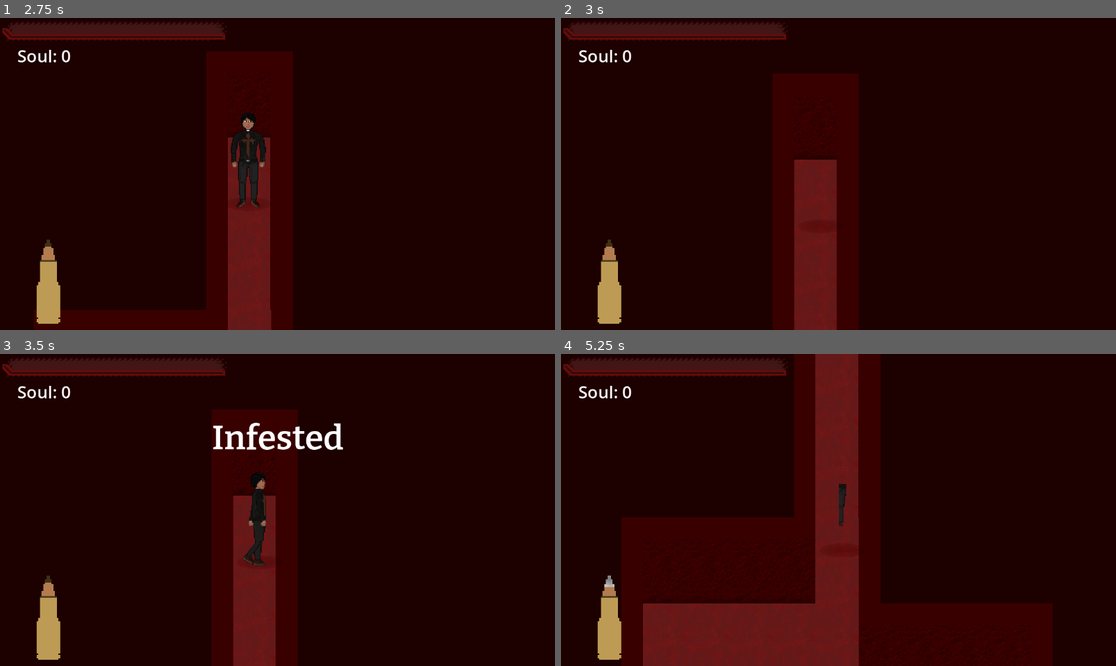
Above: before the commit, frames 1-4 (two rows, left to right).
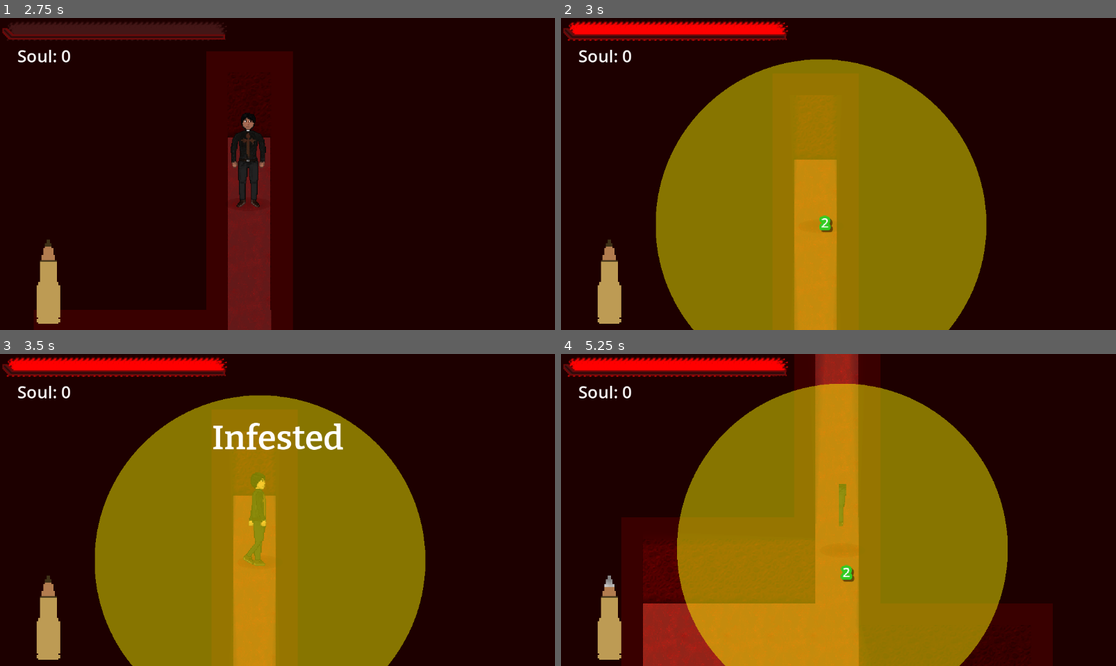
Above: after the commit, the same moments.

Repository: jaaaank/Devil-Blood
Game: Godot game, scene res://Scenes/Screens/MainMenu.tscn
Two runs of this game, one before a commit and one after it. Both use one fixed random seed, a clock stepped at 60 frames per second and the inputs below. Sound files missing from this copy of the repository are replaced by a short silence.
Inputs (mouse positions are in pixels of both pictures, inside the frame that each line leads up to):
- Up to frame 1 (2.75 s): click "Play" at 0.5 s; click "Priest" at 1.25 s; click "Play" at 2 s
- Up to frame 2 (3 s): tap Enter at 2.75 s; move the mouse to (960, 158) at 2.77 s; hold D (moveright) from 2.78 s (still down); tap F (ability) at 2.85 s
- Up to frame 3 (3.5 s): keep holding D (moveright)
- Up to frame 4 (5.25 s): move the mouse to (727, 525) at 3.52 s; release D (moveright) at 3.53 s; hold S (movedown) 3.53-4.28 s; right-click (727, 525) at 3.6 s; move the mouse to (894, 441) at 4.27 s; hold D (moveright) 4.28-5.03 s; click (894, 441) at 4.35 s; move the mouse to (810, 572) at 5.02 s; hold W (moveup) from 5.03 s (still down); tap E (interact) at 5.1 s

Frame 1 is identical in both runs. In frame 2, 45% of the frame differs, in the area x 1-77%, y 1-100%; in frame 3, 45%; in frame 4, 50%, in the area x 1-81%, y 0-100%.
Error in both runs: Cannot call method 'get_child' on a null value. (res://Scripts/Autoload/PlayerAutoload.gd:44)

Commit message:
"setting"

Diff:
--- a/Scenes/Actors/PCS/Priest.tscn
+++ b/Scenes/Actors/PCS/Priest.tscn
@@ -126,7 +126,8 @@
 var shakeStrength: float = 0.0
 
 func shake(randomStrength):
-	shakeStrength = randomStrength
+	if !SaveData.settings[0]:
+		shakeStrength = randomStrength
 
 func _process(delta):
 	if shakeStrength > 0.1:
--- a/Scripts/Autoload/SaveData.gd
+++ b/Scripts/Autoload/SaveData.gd
@@ -1,19 +1,21 @@
 extends Node
 var saveFile: String = "user://playerData.txt"
 
-var priestSkillTree: Array =[false,false,false,false,false,false,false,false,false]
+var priestSkillTree: Array =[true,true,true,true,true,true,true,true,true]
 var knightSkillTree: Array =[false,false,false]
 var witchSkillTree: Array =[false,false,false]
 var unlockedPurchasables: Array = [null,true,false,false,false,false,false,false,false]
 var refinedSoul: int
 var pureSoul: int
+var settings: Array = [false]
 var saveDict: Dictionary = {
 	"priestsave" = priestSkillTree,
 	"knightsave" = knightSkillTree,
 	"witchsave" = witchSkillTree,
 	"unlockedPurchasables" = unlockedPurchasables,
 	"refinedSoul" = refinedSoul,
-	"pureSoul" = pureSoul
+	"pureSoul" = pureSoul,
+	"settings" = settings
 }
 
 func saveData():
@@ -29,7 +31,8 @@
 	"witchsave" = witchSkillTree,
 	"unlockedPurchasables"= unlockedPurchasables,
 	"refinedSoul" = refinedSoul,
-	"pureSoul" = pureSoul
+	"pureSoul" = pureSoul,
+	"settings" = settings
 }
 
 func loadData():
@@ -46,3 +49,4 @@
 		unlockedPurchasables = saveDict["unlockedPurchasables"]
 		refinedSoul = saveDict["refinedSoul"]
 		pureSoul = saveDict["pureSoul"]
+		settings = saveDict["settings"]
Not shown, changed: addons/timer/time.txt
